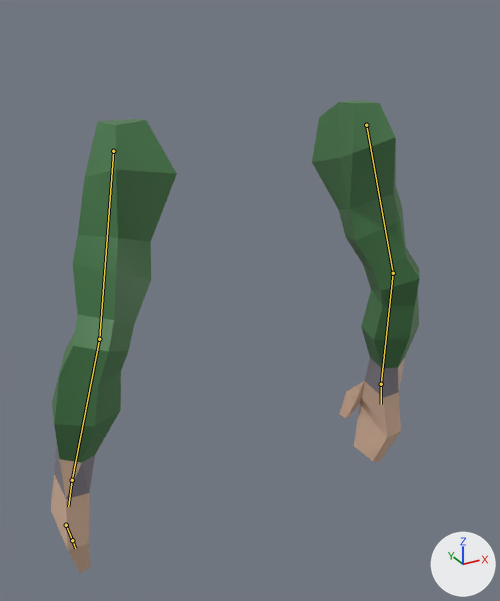
Renders of the glTF model assets/models/player/arms/arms.glb from each side of a commit.
Before and after are seen from a camera (50 mm lens) standing at (-0.487, -0.989, 0.069) and looking at (0.059, 0.004, -0.427). The lights are fixed; the arrows at lower right show +X, +Y and +Z. The older version comes first. The bones that change are drawn over the model as lines.

Objects in the first picture: 'PiernaIzquierda'.
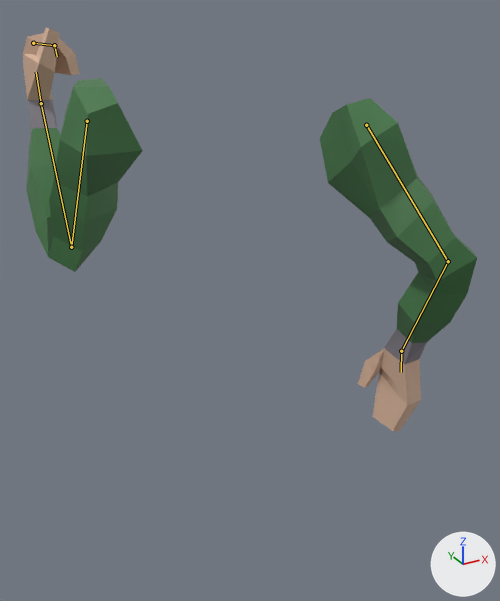
The newer file adds an action. The first version stands in its rest pose; the second is drawn at frame 0 of the action 'ctx_flashlight'.

What the commit changed:
Bone 'upper_arm_left' (bone_upper_arm_left) moves from (0.0, 0.0, 0.0) to (0.007, -0.037, 0.108).
Bone 'upper_arm_left' (bone_upper_arm_left) turns from (0, 0, 0) to (34, 2, -12) degrees about its own x, y and z.
Bone 'forearm_left' (bone_forearm_left) turns from (0, 0, 0) to (-92, -9, -3) degrees about its own x, y and z.
Bone 'hand_left' (bone_hand_left) turns from (0, 0, 0) to (41, -4, -11) degrees about its own x, y and z.
Bone 'f_middle.01.L.001' (bone_f_middle_01_l_001) turns from (0, 0, 0) to (28, -13, 68) degrees about its own x, y and z.
Bone 'f_middle.01.L.002' (bone_f_middle_01_l_002) turns from (0, 0, 0) to (28, -13, 68) degrees about its own x, y and z.
Bone 'upper_arm_right' (bone_upper_arm_right) turns from (0, 0, 0) to (-18, -7, -12) degrees about its own x, y and z.
Bone 'forearm_right' (bone_forearm_right) turns from (0, 0, 0) to (-37, 4, -1) degrees about its own x, y and z.
Bone 'hand_right' (bone_hand_right) turns from (0, 0, 0) to (-16, 5, -2) degrees about its own x, y and z.

Where the change shows, as pixel boxes (x1, y1, x2, y2) in the pictures (500 x 601 px):
'PiernaIzquierda', posed (23% wider, 15% shorter)
    before: (51, 100, 420, 573)
    after: (23, 28, 477, 431)
bone 'upper_arm_left', root to tip
    before: (113, 151) to (99, 339)
    after: (87, 121) to (71, 247)
bone 'forearm_left', root to tip
    before: (99, 339) to (72, 480)
    after: (71, 247) to (41, 103)
bone 'hand_left', root to tip
    before: (72, 480) to (68, 506)
    after: (41, 103) to (36, 72)
bone 'f_middle.01.L.001', root to tip
    before: (66, 525) to (72, 540)
    after: (33, 43) to (54, 45)
bone 'f_middle.01.L.002', root to tip
    before: (72, 540) to (75, 548)
    after: (54, 45) to (57, 56)
bone 'upper_arm_right', root to tip
    before: (366, 125) to (393, 273)
    after: (366, 125) to (448, 261)
bone 'forearm_right', root to tip
    before: (393, 273) to (381, 384)
    after: (448, 261) to (401, 351)
bone 'hand_right', root to tip
    before: (381, 384) to (381, 404)
    after: (401, 351) to (401, 372)
